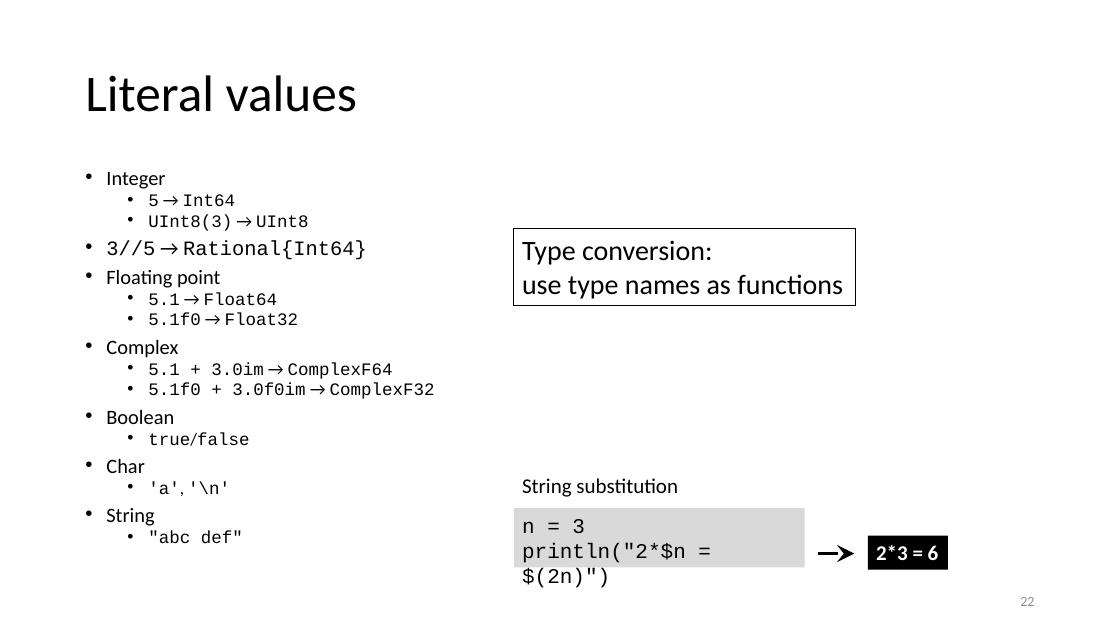
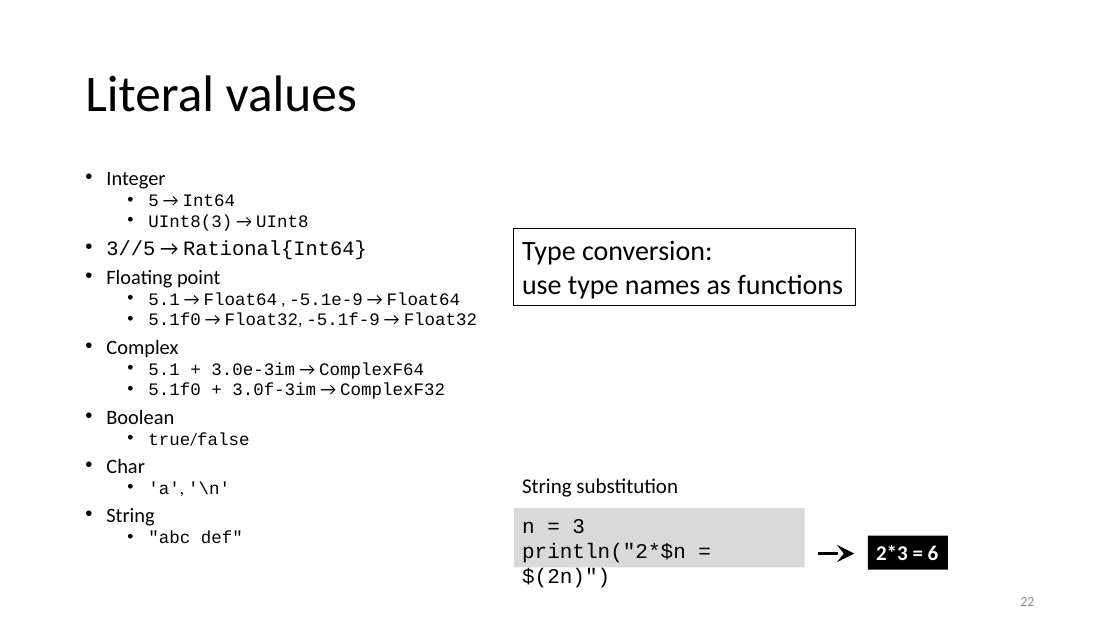
Before and after one commit to gjbex/Julia_good_bad_ugly, a slide deck: slide 22 of julia_good_back_ugly.pptx. Drawn at 1120x630 pixels with LibreOffice and Linux fonts; fonts in the diff are those of the drawing. Boxes give left, top, right and bottom in pixels: in the first picture for what was removed or moved away, otherwise in the second. Text is boxed around its words. In the diff, an @@ line names an element or a change of style, - is before the commit and + after.

Commit message:
Fix typos

```diff
--- a/julia_good_back_ugly.pptx
+++ b/julia_good_back_ugly.pptx
@@ text at (148, 293, 477, 327): text changed @@
-  • 5.1 → Float64
-  • 5.1f0 → Float32
+  • 5.1 → Float64 , -5.1e-9 → Float64
+  • 5.1f0 → Float32, -5.1f-9 → Float32
@@ text at (148, 363, 445, 399): text changed @@
-  • 5.1 + 3.0im → ComplexF64
-  • 5.1f0 + 3.0f0im → ComplexF32
+  • 5.1 + 3.0e-3im → ComplexF64
+  • 5.1f0 + 3.0f-3im → ComplexF32
```
Also in this commit, not shown: 2 other slides changed.
